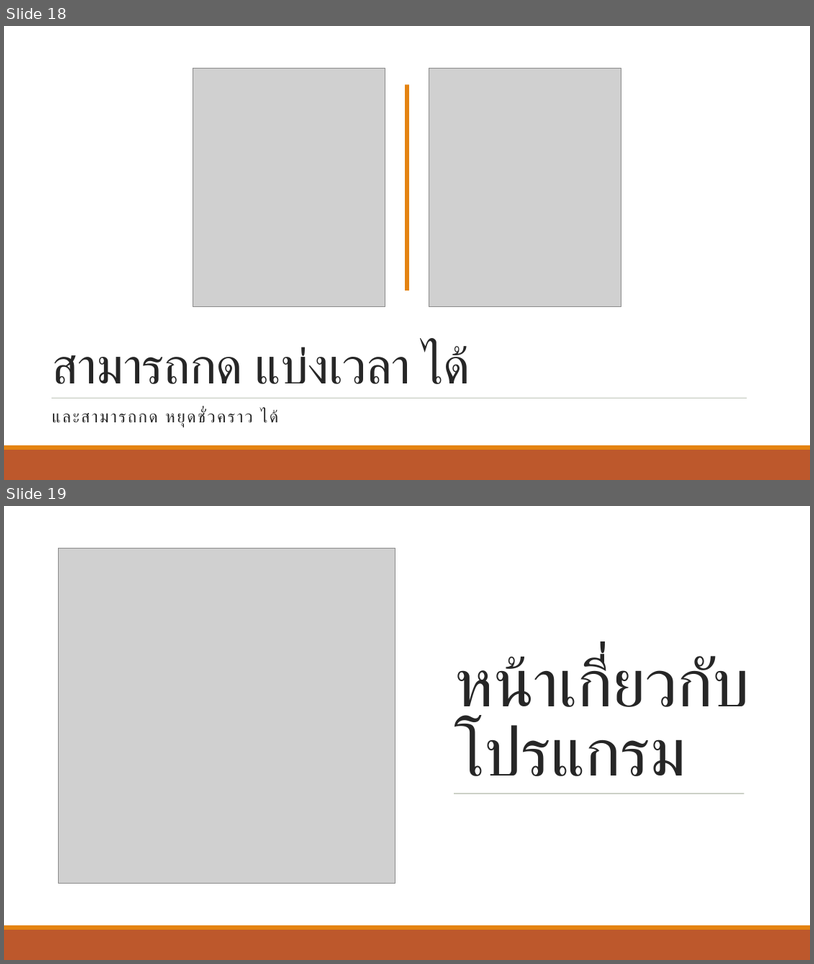
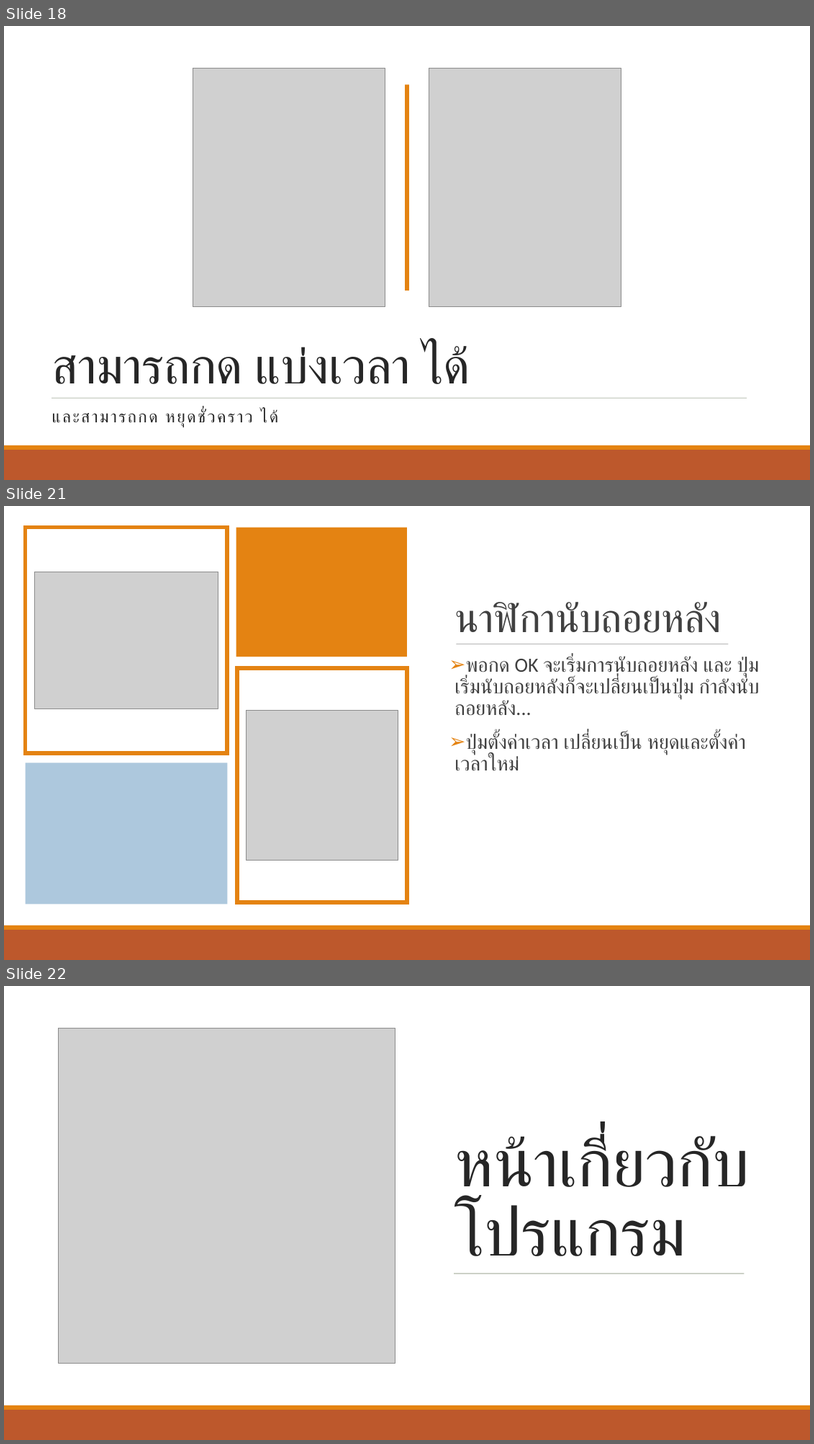
Before and after one commit to wannaphong/timenone, a slide deck: งานนำเสนอ.pptx. Shown one above the other, each under a label of ours: slides 18 and 19 before the commit, slides 18, 21 and 22 after it; the slides between them are not shown. The pictures are 814x964 and 814x1444 pixels, drawn with LibreOffice and Linux fonts; fonts in the diff are those of the drawing; grey boxes stand for pictures. Boxes give left, top, right and bottom in pixels: in the first picture for what was removed or moved away, otherwise in the second. Text is boxed around its words. In the diff, an @@ line names an element or a change of style, - is before the commit and + after.

```diff
--- a/งานนำเสนอ.pptx
+++ b/งานนำเสนอ.pptx
@@ slide 21 added at (4, 506, 810, 960), background #FFFFFF @@
@@ rectangle added at (4, 506, 810, 925), fill #FFFFFF @@
@@ rectangle added at (25, 527, 227, 753), fill #FFFFFF, outline #E48312 5 pt @@
@@ rectangle added at (237, 527, 407, 656), fill #E48312 @@
@@ picture added at (34, 572, 219, 708) @@
@@ title added at (455, 602, 722, 633), 48 pt, text #404040 @@
+นาฬิกานับถอยหลัง
@@ text added at (455, 656, 746, 754), 24 pt, text #404040 @@
+➢ พอกด OK จะเริ่มการนับถอยหลัง และ ปุ่มเริ่มนับถอยหลังก็จะเปลี่ยนเป็นปุ่ม กำลังนับถอยหลัง...
+➢ ปุ่มตั้งค่าเวลา เปลี่ยนเป็น หยุดและตั้งค่าเวลาใหม่
@@ line added from (456, 644) to (729, 644), #808080 0.5 pt @@
@@ rectangle added at (237, 668, 407, 901), fill #FFFFFF, outline #E48312 5 pt @@
@@ picture added at (247, 710, 399, 860) @@
@@ rectangle added at (25, 762, 227, 904), fill #ADC8DD @@
@@ rectangle added at (4, 929, 810, 960), fill #BD582C @@
@@ rectangle added at (4, 925, 810, 929), fill #E48312 @@
@@ what was slide 19 is now slide 22 @@
```
Also in this commit, not shown: 6 slides changed, 3 other slides added.
